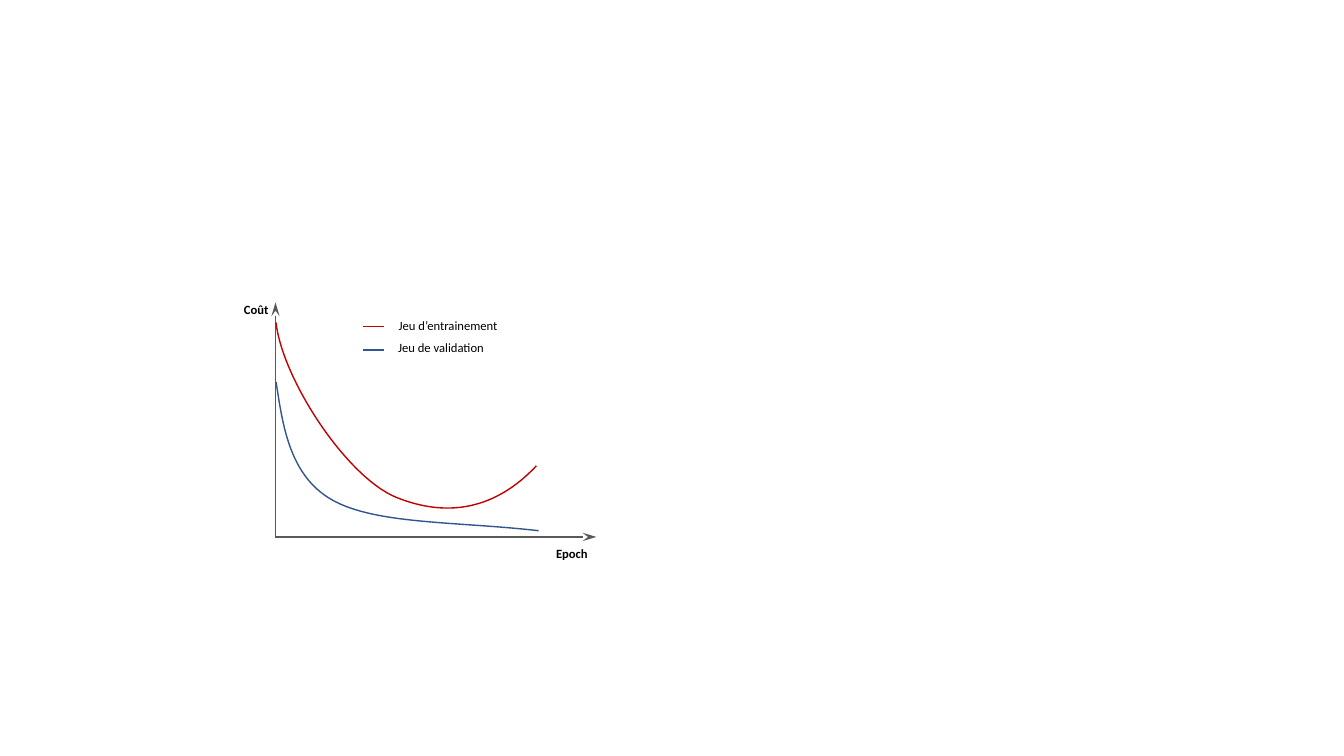
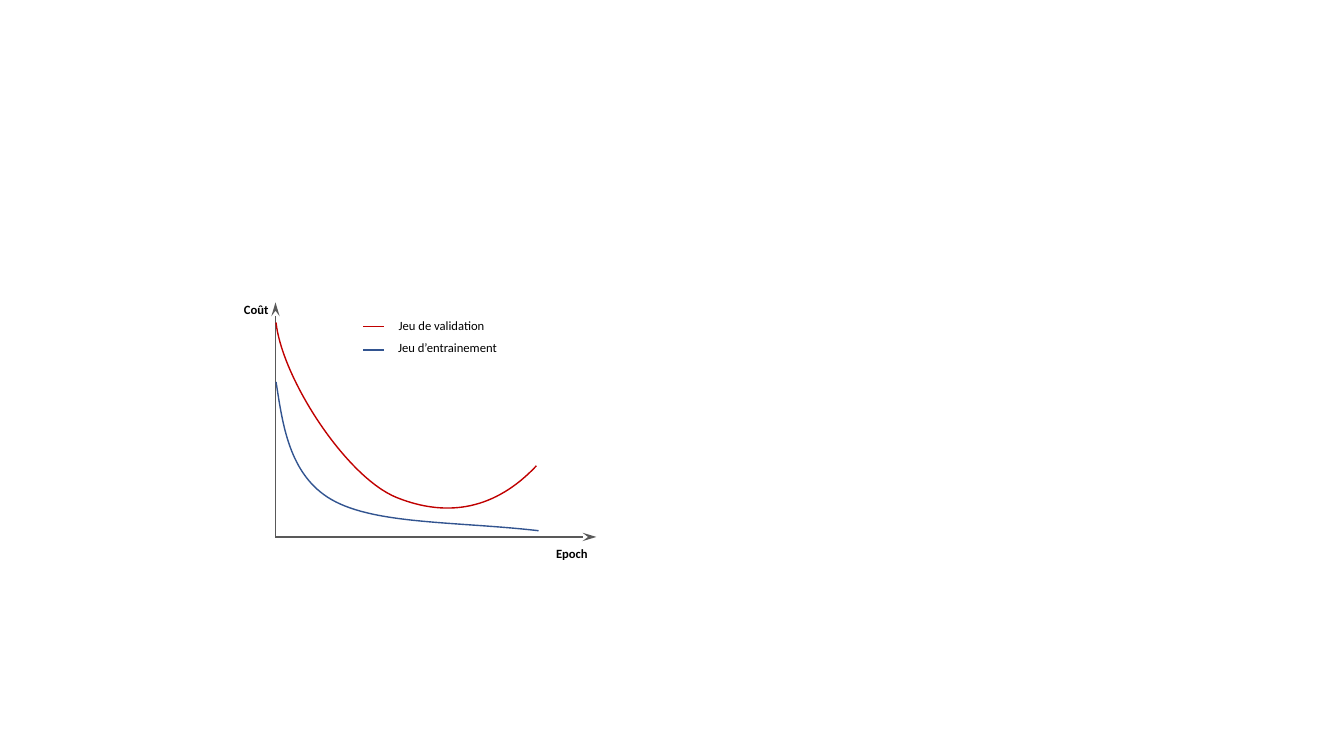
Before and after one commit to xpessoles/PSI_Cy_07_ResolutionNumerique, a slide deck: slide 2 of Chapitre_03_IA_RNN/Cours/images/Figures.pptx. Drawn at 1344x756 pixels with LibreOffice and Linux fonts; fonts in the diff are those of the drawing. Boxes give left, top, right and bottom in pixels: in the first picture for what was removed or moved away, otherwise in the second. Text is boxed around its words. In the diff, an @@ line names an element or a change of style, - is before the commit and + after.

```diff
--- a/Chapitre_03_IA_RNN/Cours/images/Figures.pptx
+++ b/Chapitre_03_IA_RNN/Cours/images/Figures.pptx
@@ text "Jeu de validation": place and size @@
-text "Jeu de validation" at (398,343,484,352)
+text "Jeu de validation" at (399,321,484,330)
@@ text "Jeu d’entrainement": place and size @@
-text "Jeu d’entrainement" at (399,321,497,330)
+text "Jeu d’entrainement" at (398,343,497,352)
```
Also in this commit, not shown: 1 other file.
